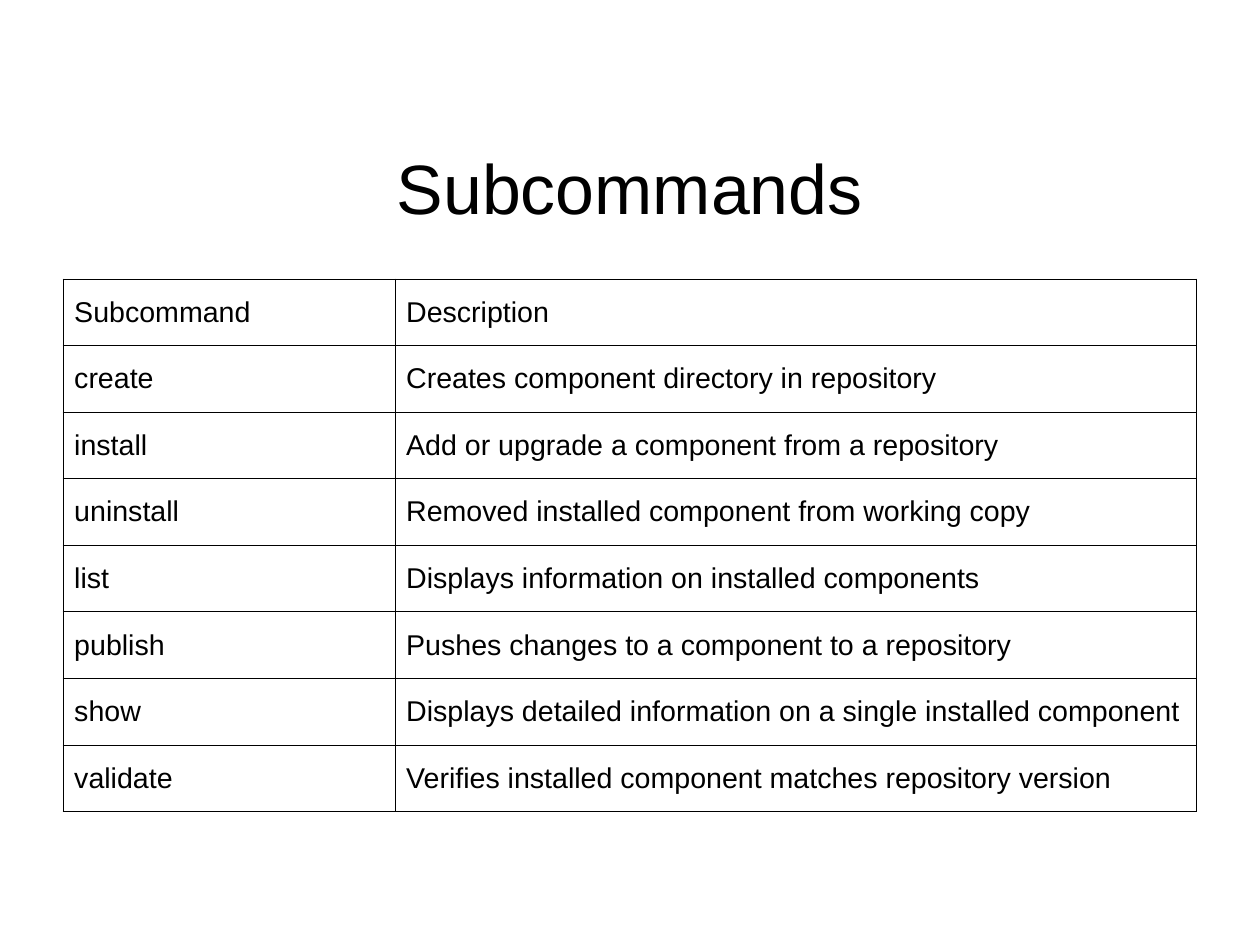
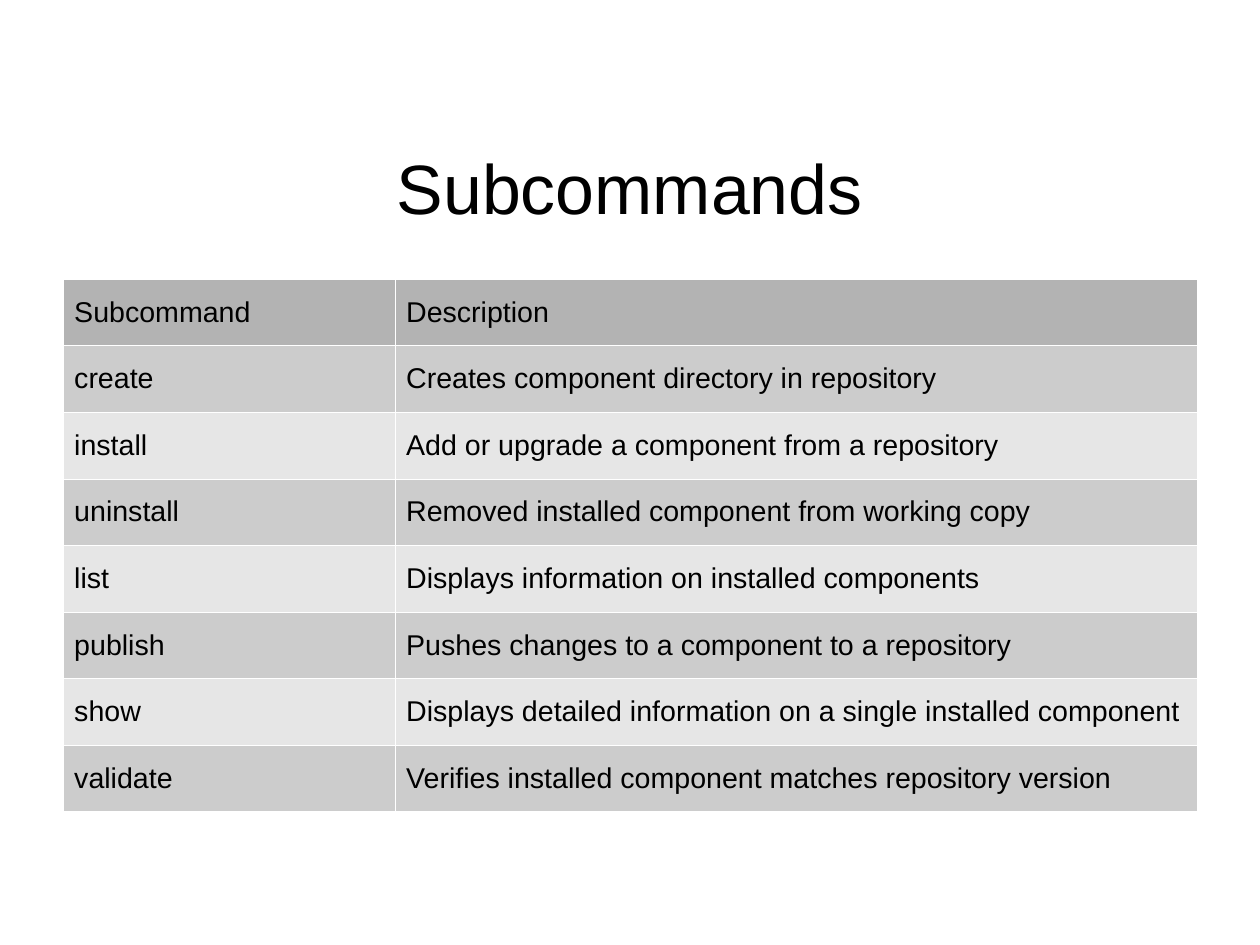
Before and after one commit to jeremiah-c-leary/hdl-component-manager, a slide deck: slide 6 of docs/presentations/hdl-component-manager.odp (slide 5 before the commit). Drawn at 1260x945 pixels with LibreOffice and Linux fonts; fonts in the diff are those of the drawing; background and template pictures are left out. Boxes give left, top, right and bottom in pixels: in the first picture for what was removed or moved away, otherwise in the second. Text is boxed around its words. In the diff, an @@ line names an element or a change of style, - is before the commit and + after.

```diff
--- a/docs/presentations/hdl-component-manager.odp
+++ b/docs/presentations/hdl-component-manager.odp
@@ table at (63,279,1197,812) @@
@@ fill none to #B3B3B3 in row 1 @@
@@ fill none to #CCCCCC in 8 cells @@
@@ fill none to #E6E6E6 in 6 cells @@
@@ borders changed @@
```
Also in this commit, not shown: 7 other slides changed, 1 slide added.
